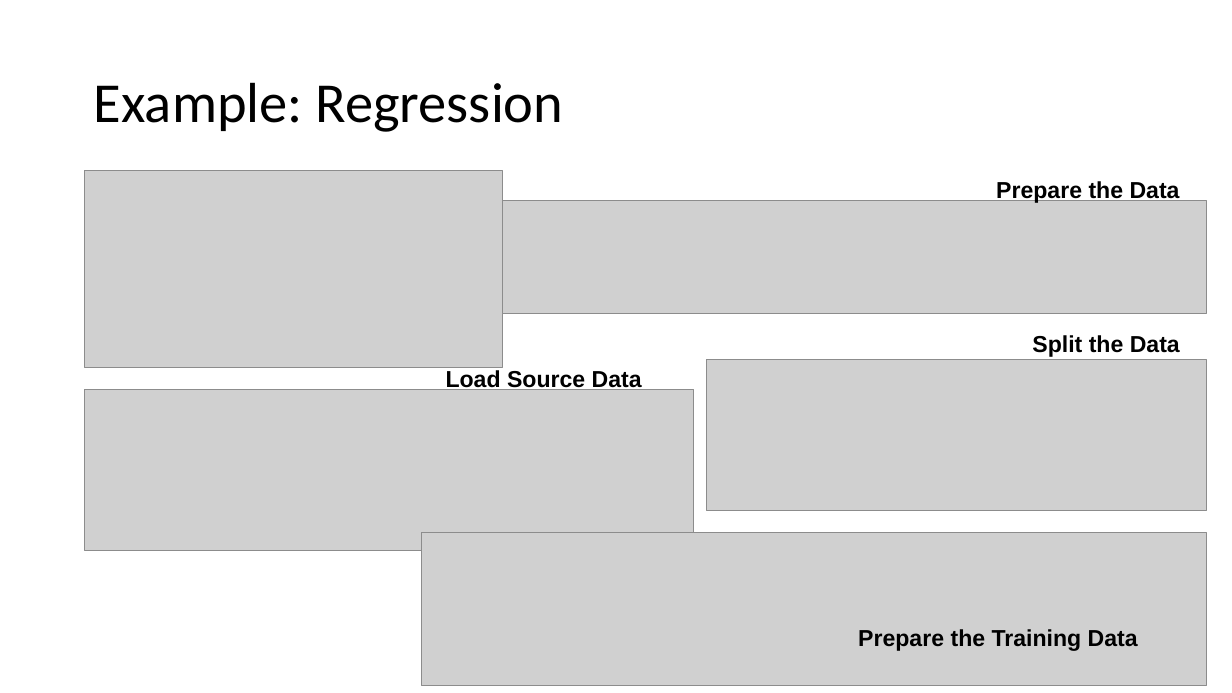
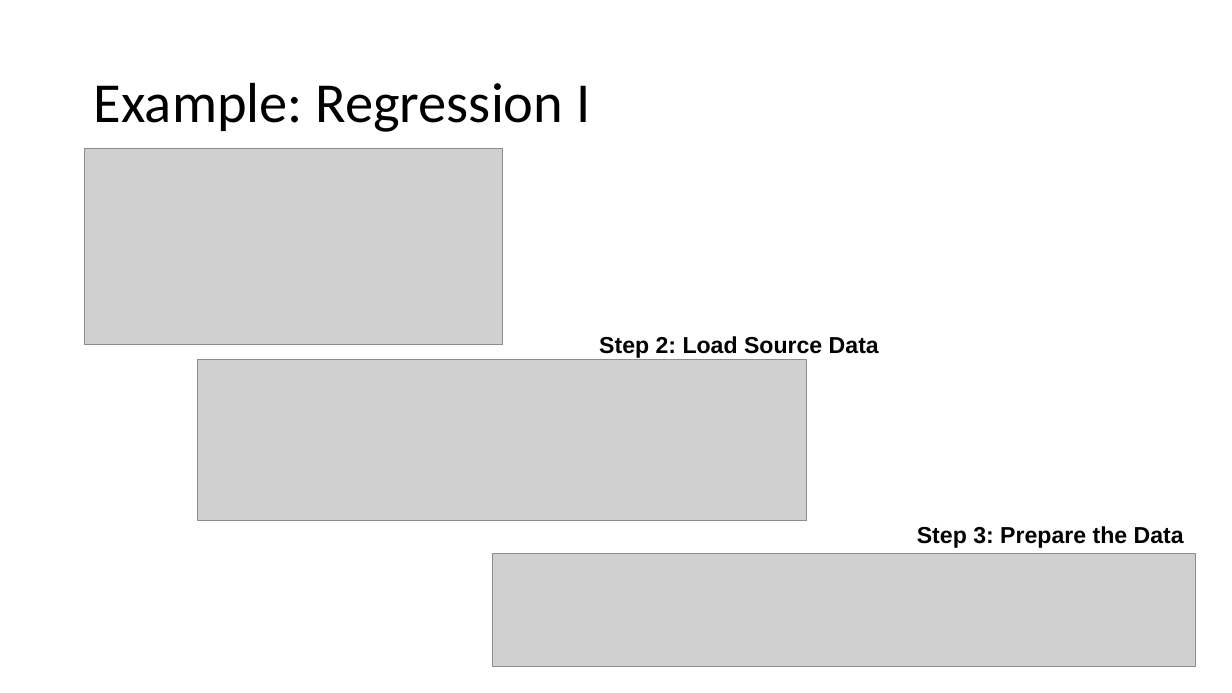
Before and after one commit to Azure-Bootcamp-Troy/GettingStartedMLSparkHDInsight, a slide deck: slide 28 of Getting Started with ML with Spark on HDInsight.pptx (slide 25 before the commit). Drawn at 1232x693 pixels with LibreOffice and Linux fonts; fonts in the diff are those of the drawing; grey boxes stand for pictures. Boxes give left, top, right and bottom in pixels: in the first picture for what was removed or moved away, otherwise in the second. Text is boxed around its words. In the diff, an @@ line names an element or a change of style, - is before the commit and + after.

```diff
--- a/Getting Started with ML with Spark on HDInsight.pptx
+++ b/Getting Started with ML with Spark on HDInsight.pptx
@@ title at bbox=[94, 82, 590, 132]: text changed @@
-Example: Regression
+Example: Regression I
@@ picture: place and size @@
-picture at bbox=[85, 171, 503, 367]
+picture at bbox=[85, 149, 503, 345]
@@ text removed at bbox=[996, 180, 1180, 203] @@
-Prepare the Data
@@ text at bbox=[599, 336, 879, 358]: text changed @@
-Load Source Data
+Step 2: Load Source Data
@@ text removed at bbox=[1032, 335, 1180, 357] @@
-Split the Data
@@ picture: place and size @@
-picture at bbox=[85, 389, 694, 550]
+picture at bbox=[198, 360, 807, 520]
@@ picture removed at bbox=[707, 360, 1207, 511] @@
@@ picture removed at bbox=[421, 533, 1206, 686] @@
@@ text at bbox=[917, 526, 1184, 548]: text changed @@
-Prepare the Training Data
+Step 3: Prepare the Data
@@ picture: place and size @@
-picture at bbox=[503, 201, 1207, 314]
+picture at bbox=[493, 554, 1197, 667]
```
Also in this commit, not shown: 9 other slides changed, 5 slides added, 1 other file.
